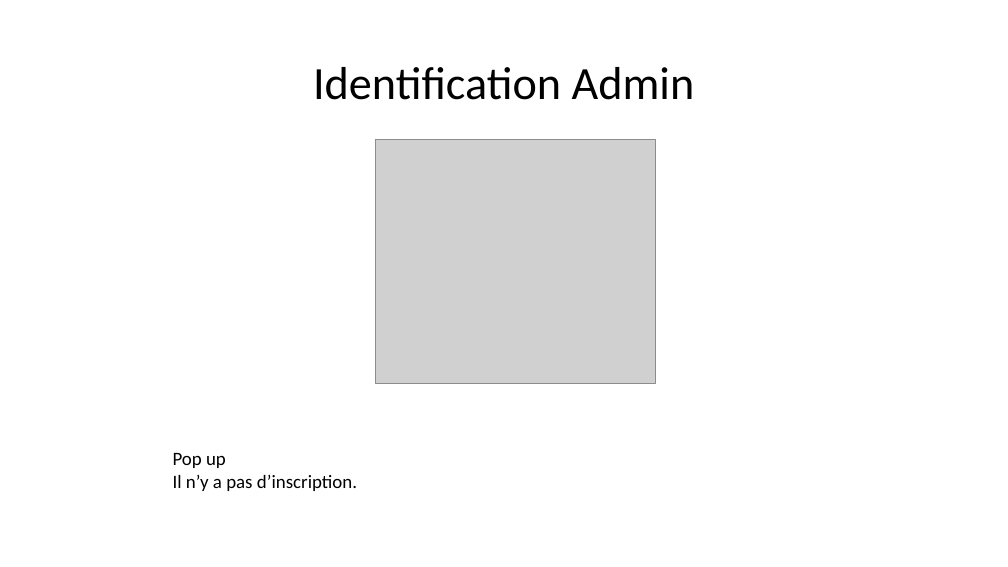
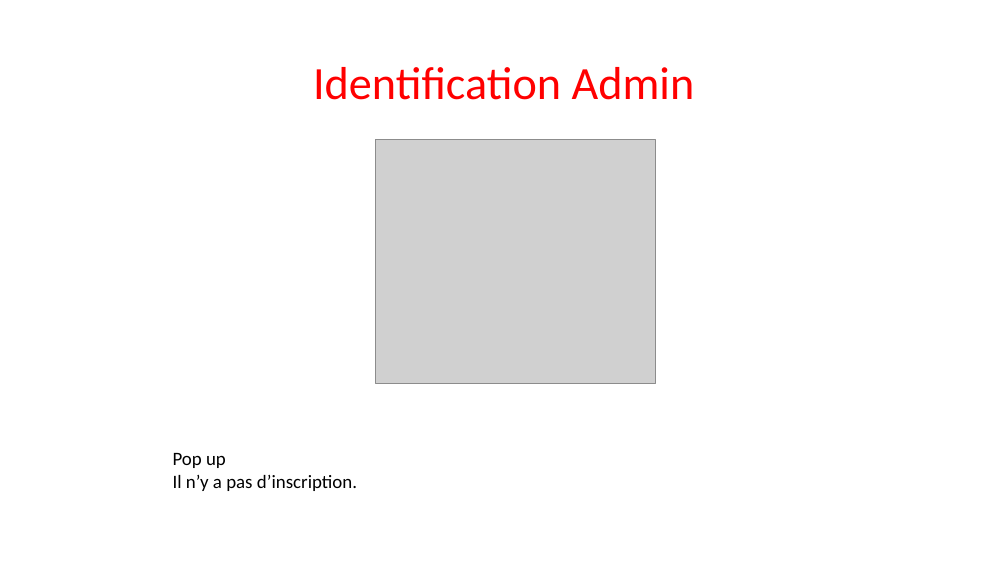
Before and after one commit to Sle3pingForest/StageL3, a slide deck: slide 9 of RapportNam/Nouveau Microsoft PowerPoint Presentation.pptx (slide 6 before the commit). Drawn at 1008x567 pixels with LibreOffice and Linux fonts; fonts in the diff are those of the drawing; grey boxes stand for pictures. Boxes give left, top, right and bottom in pixels: in the first picture for what was removed or moved away, otherwise in the second. Text is boxed around its words. In the diff, an @@ line names an element or a change of style, - is before the commit and + after.

```diff
--- a/RapportNam/Nouveau Microsoft PowerPoint Presentation.pptx
+++ b/RapportNam/Nouveau Microsoft PowerPoint Presentation.pptx
@@ title "Identification Admin" at (313,67,695,100): text colour #000000 to #FF0000 @@
```
Also in this commit, not shown: 5 other slides changed, 1 slide added, 2 slides removed, 4 other files.
